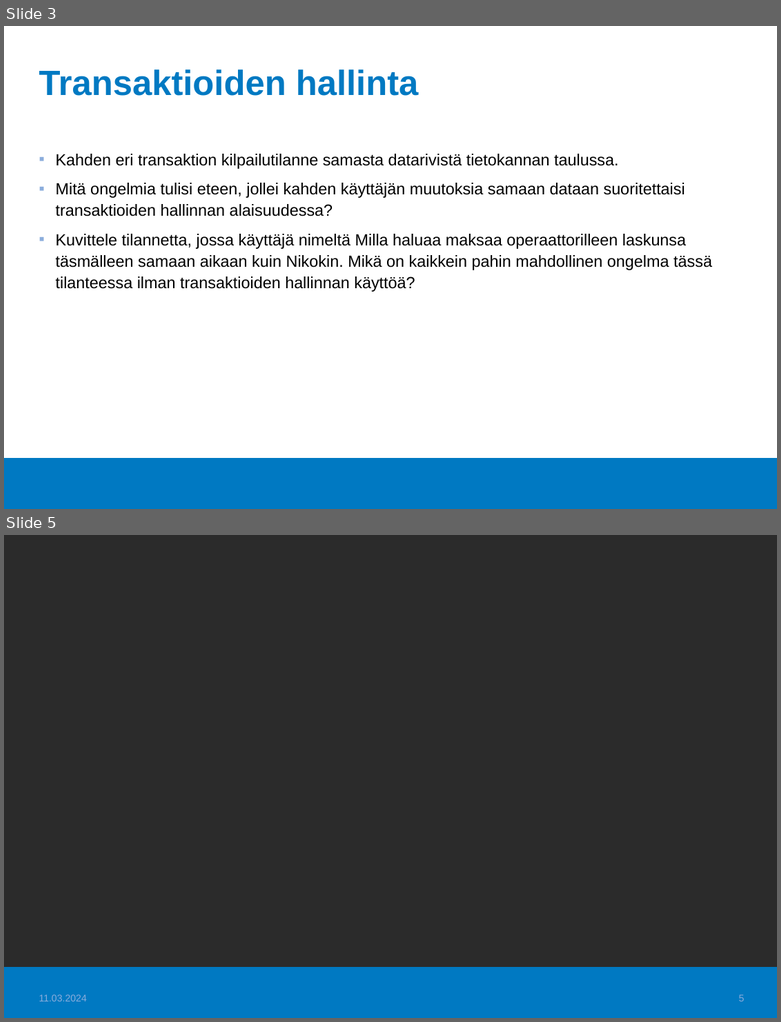
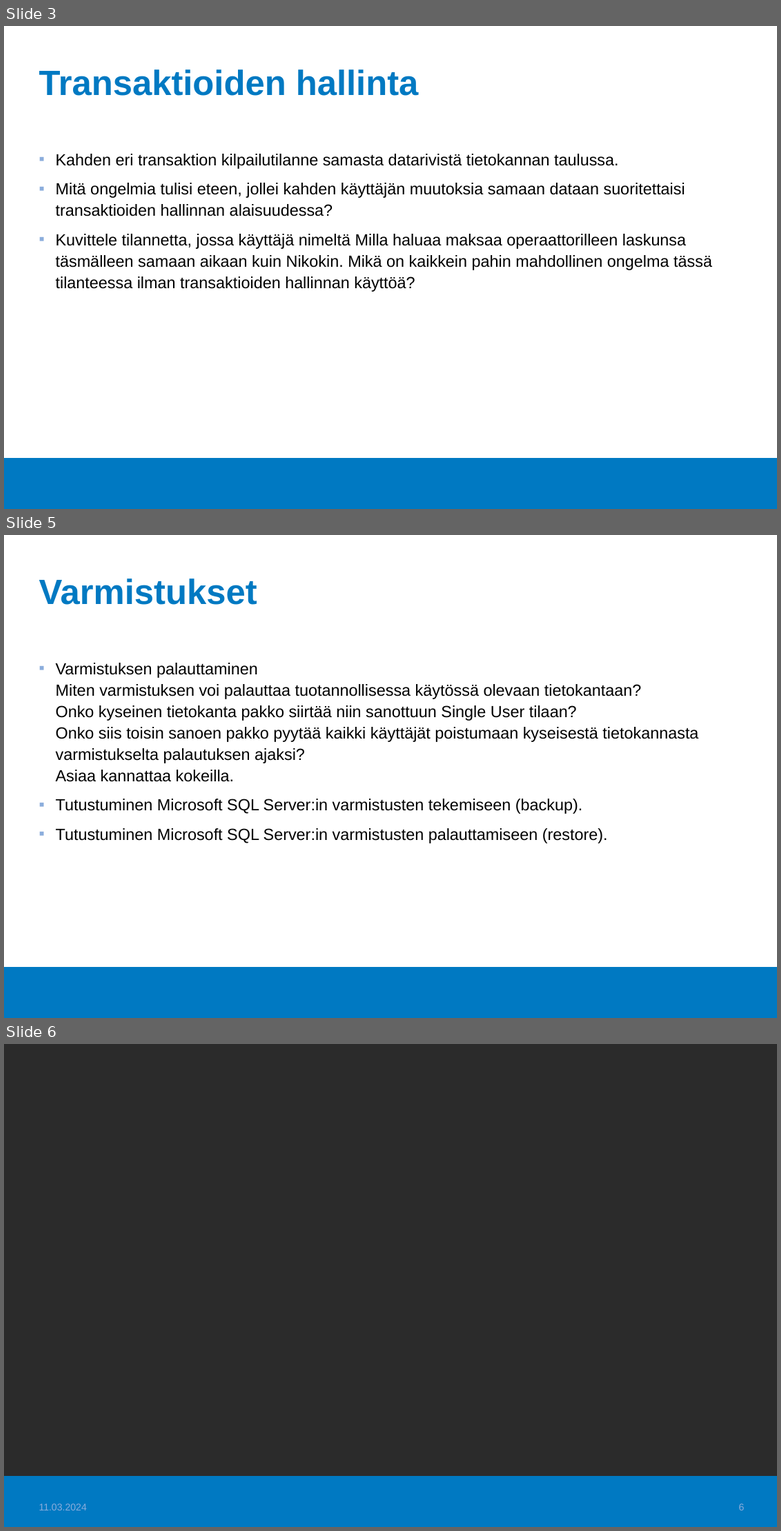
Before and after one commit to Tietokantahallinta/Tietokantahallinta.github.io, a slide deck: luennot/viikko04/Luentokalvot_04.odp. Shown one above the other, each under a label of ours: slides 3 and 5 before the commit, slides 3, 5 and 6 after it; the slides between them are not shown. The pictures are 781x1022 and 781x1531 pixels, drawn with LibreOffice and Linux fonts; fonts in the diff are those of the drawing; background and template pictures are left out; a plain dark background stands for a picture behind light text. Boxes give left, top, right and bottom in pixels: in the first picture for what was removed or moved away, otherwise in the second. Text is boxed around its words. In the diff, an @@ line names an element or a change of style, - is before the commit and + after.

```diff
--- a/luennot/viikko04/Luentokalvot_04.odp
+++ b/luennot/viikko04/Luentokalvot_04.odp
@@ slide 5 added at (4, 535, 777, 1018), background #FFFFFF; not listed: 1 template element that a slide beside it also shows @@
@@ title added at (39, 578, 257, 605), 36 pt, text #0079C2, bold @@
+Varmistukset
@@ text added at (56, 663, 698, 843), 16.6 pt, text #000000 @@
+▪ Varmistuksen palauttaminen
+  Miten varmistuksen voi palauttaa tuotannollisessa käytössä olevaan tietokantaan?
+  Onko kyseinen tietokanta pakko siirtää niin sanottuun Single User tilaan?
+  Onko siis toisin sanoen pakko pyytää kaikki käyttäjät poistumaan kyseisestä tietokannasta varmistukselta palautuksen ajaksi?
+  Asiaa kannattaa kokeilla.
+▪ Tutustuminen Microsoft SQL Server:in varmistusten tekemiseen (backup).
+▪ Tutustuminen Microsoft SQL Server:in varmistusten palauttamiseen (restore).
@@ what was slide 5 is now slide 6 @@
@@ page number at (739, 1504, 744, 1510): text changed @@
-5
+6
```
Also in this commit, not shown: 1 slide changed, 2 other files.
